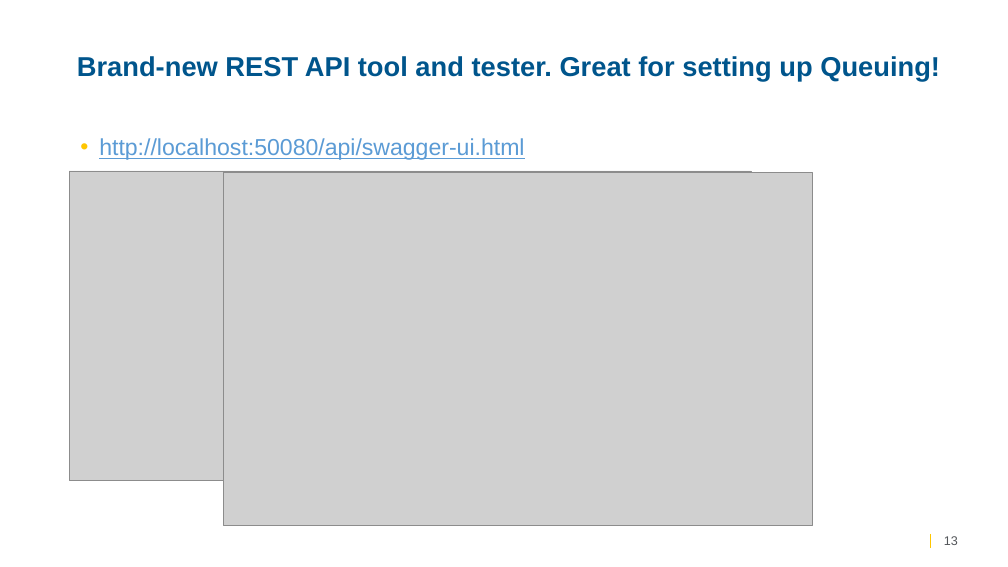
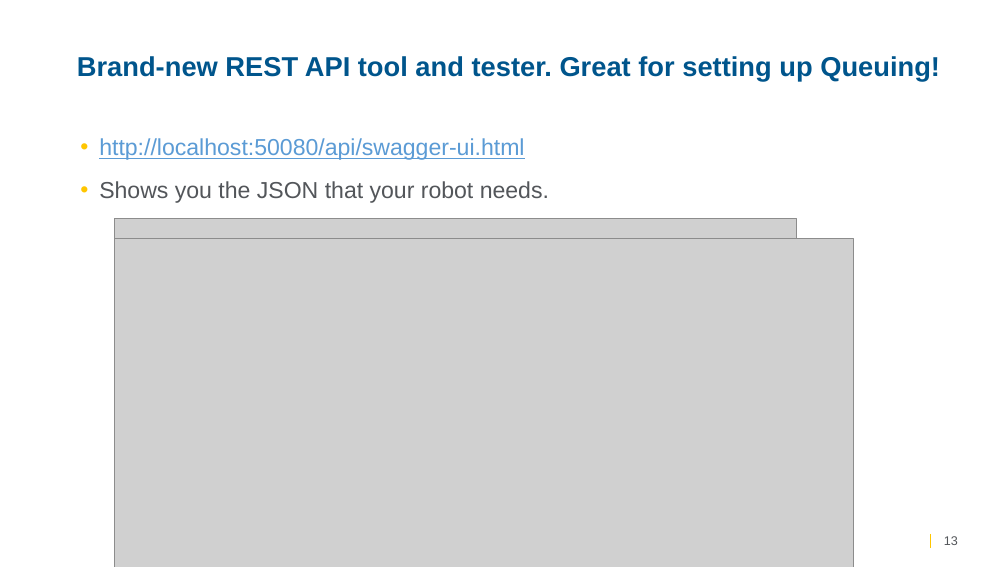
Before and after one commit to TungstenRPA/RPA-11.1, a slide deck: slide 13 of Whats new Kofax RPA 11.1 _ partner.pptx. Drawn at 1008x567 pixels with LibreOffice and Linux fonts; fonts in the diff are those of the drawing; grey boxes stand for pictures; background and template pictures are left out. Boxes give left, top, right and bottom in pixels: in the first picture for what was removed or moved away, otherwise in the second. Text is boxed around its words. In the diff, an @@ line names an element or a change of style, - is before the commit and + after.

```diff
--- a/Whats new Kofax RPA 11.1 _ partner.pptx
+++ b/Whats new Kofax RPA 11.1 _ partner.pptx
@@ text at bbox=[99, 181, 549, 203]: paragraph added @@
+• Shows you the JSON that your robot needs.
@@ picture: place and size @@
-picture at bbox=[69, 171, 751, 480]
+picture at bbox=[115, 219, 797, 528]
@@ picture: place and size @@
-picture at bbox=[224, 172, 813, 526]
+picture at bbox=[115, 239, 854, 567]
```
Also in this commit, not shown: 14 other slides changed, 1 slide added.
